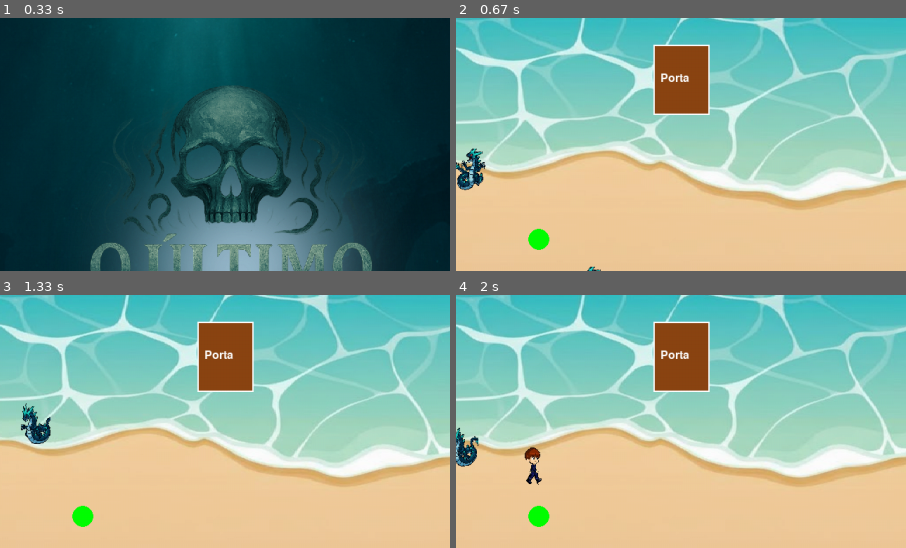
Above: before the commit, frames 1-4 (two rows, left to right).
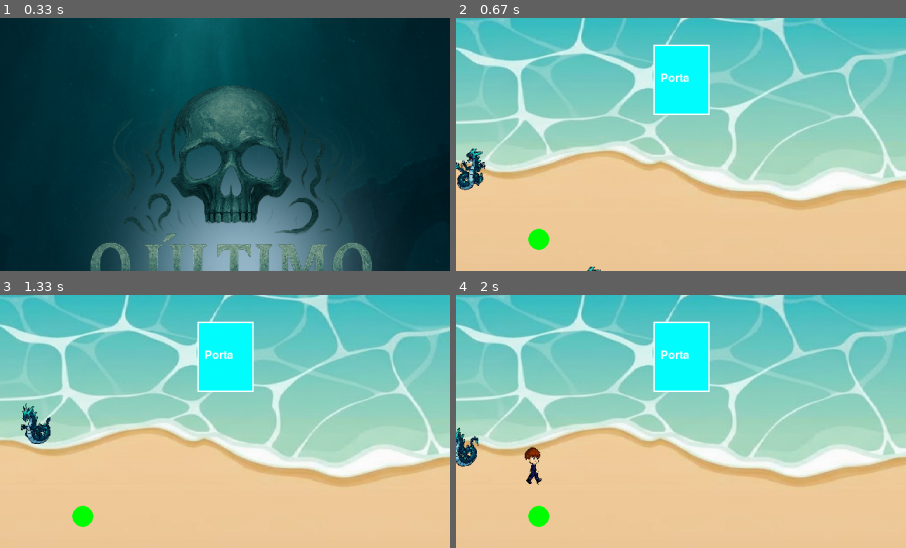
Above: after the commit, the same moments.

Repository: josecjunior7/The_Last_Recife
Game: pygame game, started from main.py
The game is run twice, just before and just after one commit, with the same random seed, the same clock (stepped at 60 frames per second) and the same inputs.
Inputs (mouse positions are % of the whole screen's width and height, from its top left):
- Up to frame 1 (0.33 s): no input
- Up to frame 2 (0.67 s): click (49, 75) at 0.38 s
- Up to frame 3 (1.33 s): hold Right 0.67-1.13 s; move the mouse to (46, 54) at 0.7 s; hold Up from 1.17 s (still down)
- Up to frame 4 (2 s): release Up at 1.47 s; hold Right 1.5-1.97 s
The pictures show only the part of the screen within x 23-73%, y 0-50%; the shares and areas given below are measured in that part.

Frame 1 is identical in both runs. In frame 2, 3.3% of the frame differs, in the area x 44-57%, y 11-38%; in frame 3, 3.3%; in frame 4, 3.3%.

Commit message:
mod
Co-Authored-By: José C. Júnior <203379644+josecjunior7@users.noreply.github.com>
Co-Authored-By: mariafreitas-hub <241164438+mariafreitas-hub@users.noreply.github.com>
Co-Authored-By: thalitafonsecas <241154213+thalitafonsecas@users.noreply.github.com>

Diff:
--- a/src/scenes/maps.py
+++ b/src/scenes/maps.py
@@ -14,7 +14,7 @@
                     {
                         "rect": pygame.Rect(578, 38, 80, 100),
                         "destination": "mapa2",
-                        "color": MARROM,
+                        "color": CIANO,
                         "ativa": True
                     },
                     {
@@ -77,7 +77,7 @@
                         "ativa": True
                     },
                     {
-                        "rect": pygame.Rect(500, 100, 80, 100),
+                        "rect": pygame.Rect(550, 550, 80, 100),
                         "destination": "mapa2",
                         "color": None,
                         "ativa": False
